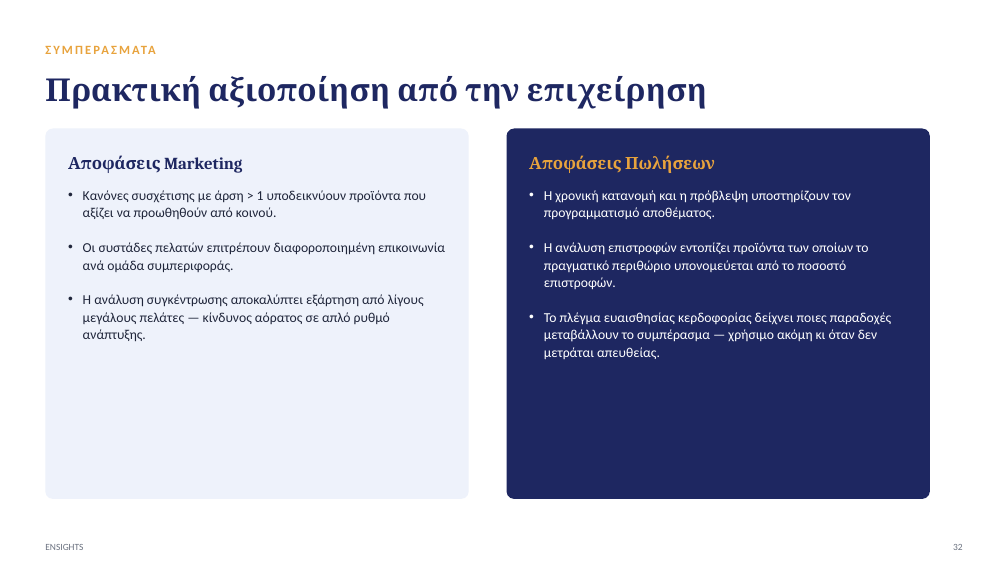
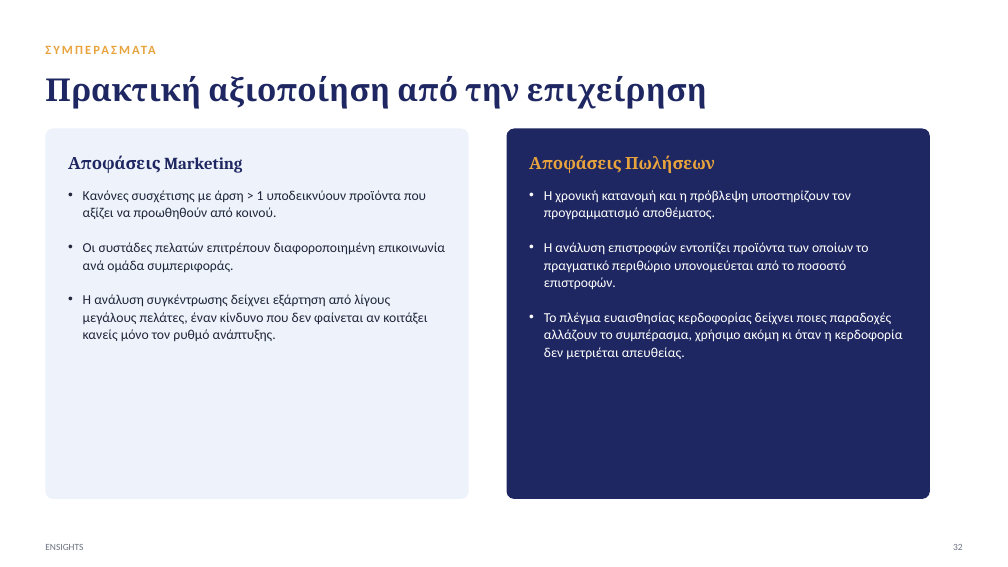
Before and after one commit to xrhstosmour/ensights, a slide deck: slide 33 of ensights-thesis-defense.pptx. Drawn at 1008x567 pixels with LibreOffice and Linux fonts; fonts in the diff are those of the drawing. Boxes give left, top, right and bottom in pixels: in the first picture for what was removed or moved away, otherwise in the second. Text is boxed around its words. In the diff, an @@ line names an element or a change of style, - is before the commit and + after.

```diff
--- a/ensights-thesis-defense.pptx
+++ b/ensights-thesis-defense.pptx
@@ text at (83, 294, 427, 341): text changed @@
-• Η ανάλυση συγκέντρωσης αποκαλύπτει εξάρτηση από λίγους μεγάλους πελάτες — κίνδυνος αόρατος σε απλό ρυθμό ανάπτυξης.
+• Η ανάλυση συγκέντρωσης δείχνει εξάρτηση από λίγους μεγάλους πελάτες, έναν κίνδυνο που δεν φαίνεται αν κοιτάξει κανείς μόνο τον ρυθμό ανάπτυξης.
@@ text at (544, 312, 903, 360): text changed @@
-• Το πλέγμα ευαισθησίας κερδοφορίας δείχνει ποιες παραδοχές μεταβάλλουν το συμπέρασμα — χρήσιμο ακόμη κι όταν δεν μετράται απευθείας.
+• Το πλέγμα ευαισθησίας κερδοφορίας δείχνει ποιες παραδοχές αλλάζουν το συμπέρασμα, χρήσιμο ακόμη κι όταν η κερδοφορία δεν μετριέται απευθείας.
```
Also in this commit, not shown: 31 other slides changed.
